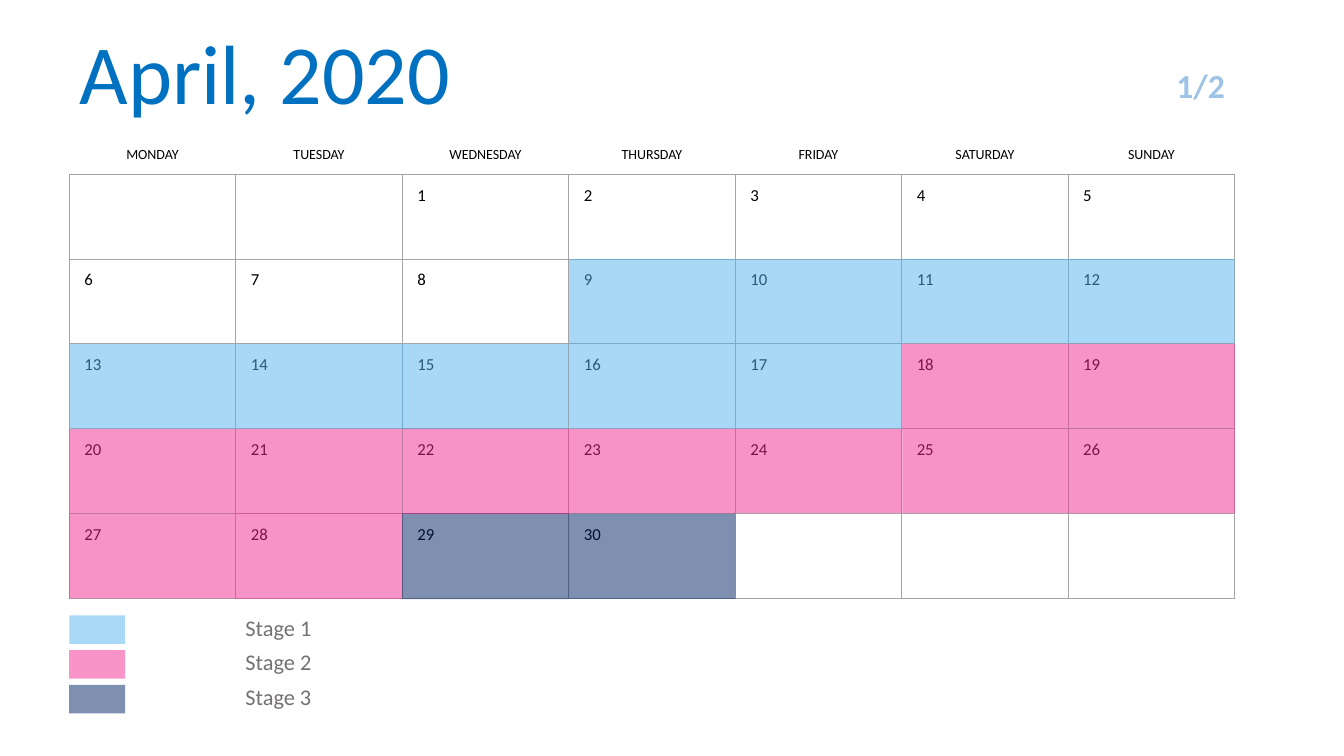
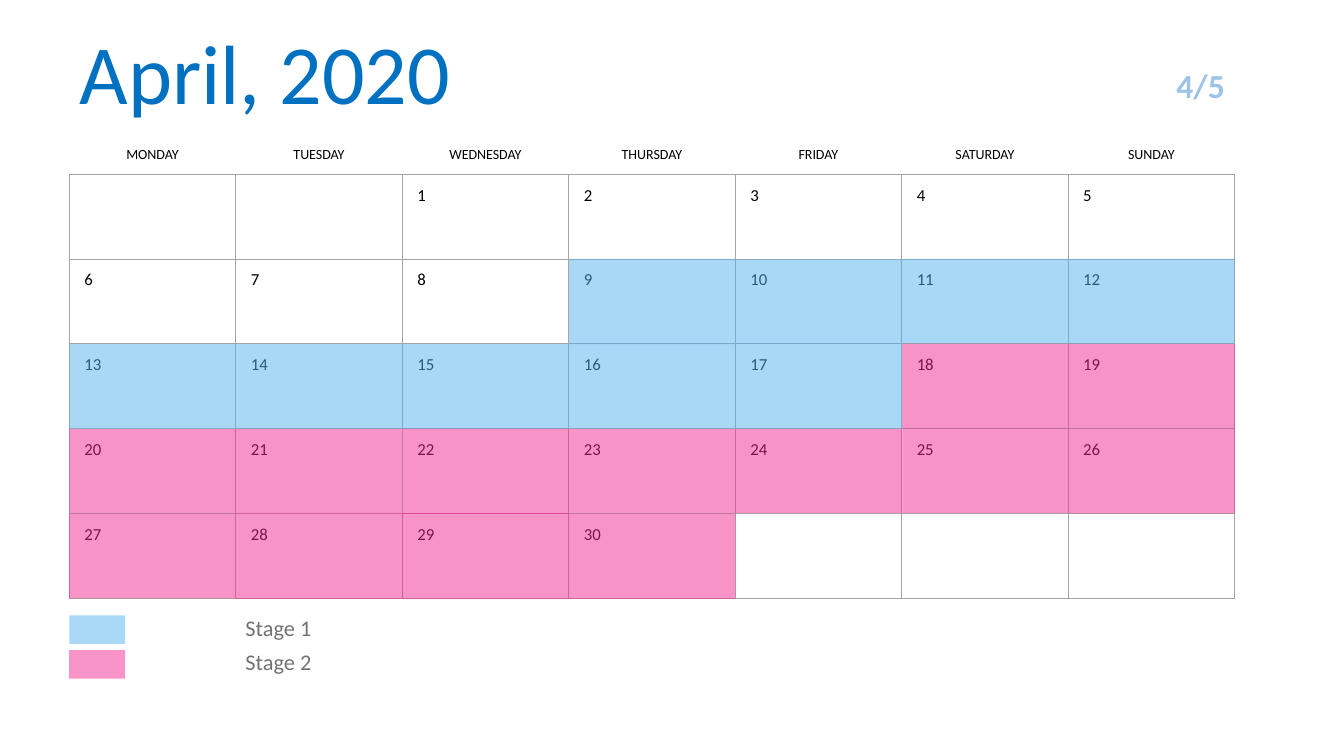
Before and after one commit to CountOneTwo/LevelWithMe, a slide deck: slide 4 of _OTHER FILES/Organization/Project Plan/Project Plan.pptx. Drawn at 1344x756 pixels with LibreOffice and Linux fonts; fonts in the diff are those of the drawing. Boxes give left, top, right and bottom in pixels: in the first picture for what was removed or moved away, otherwise in the second. Text is boxed around its words. In the diff, an @@ line names an element or a change of style, - is before the commit and + after.

```diff
--- a/_OTHER FILES/Organization/Project Plan/Project Plan.pptx
+++ b/_OTHER FILES/Organization/Project Plan/Project Plan.pptx
@@ text at box(1176, 74, 1224, 100): text changed @@
-1/2
+4/5
@@ rectangle at box(402, 513, 570, 599): fill #002060 at 50% opacity to #F32993 at 50% opacity @@
@@ rectangle at box(570, 514, 736, 600): fill #002060 at 50% opacity to #F32993 at 50% opacity @@
@@ rectangle removed at box(70, 685, 126, 713) @@
@@ text removed at box(245, 690, 311, 709) @@
-Stage 3
```
Also in this commit, not shown: 4 other slides changed, 10 other files.
